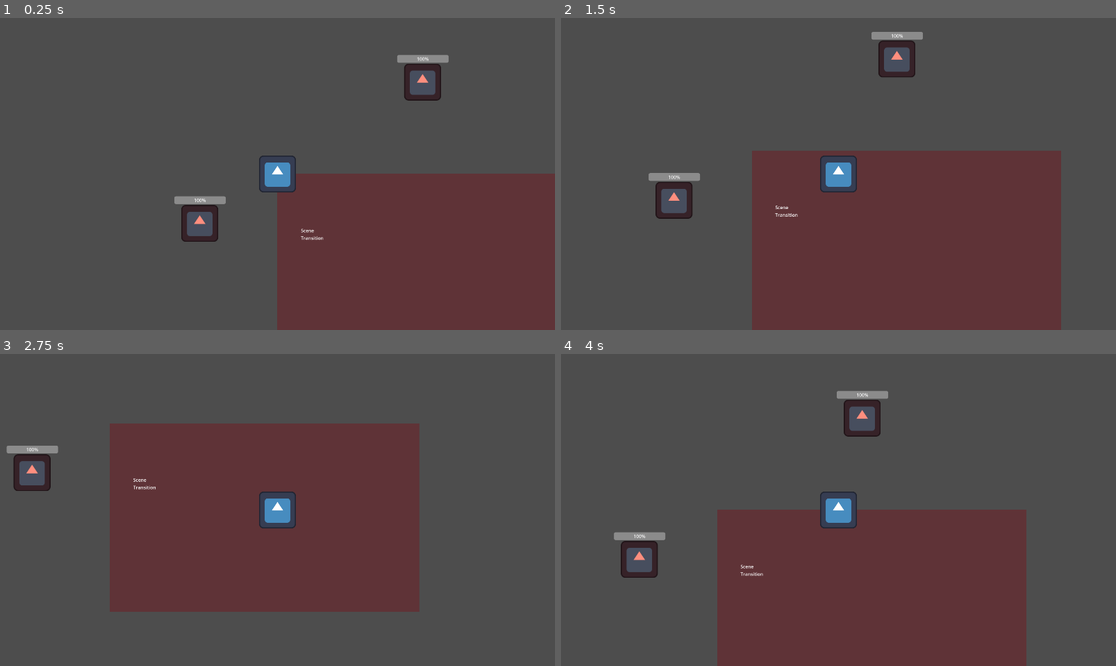
Above: before the commit, frames 1-4 (two rows, left to right).
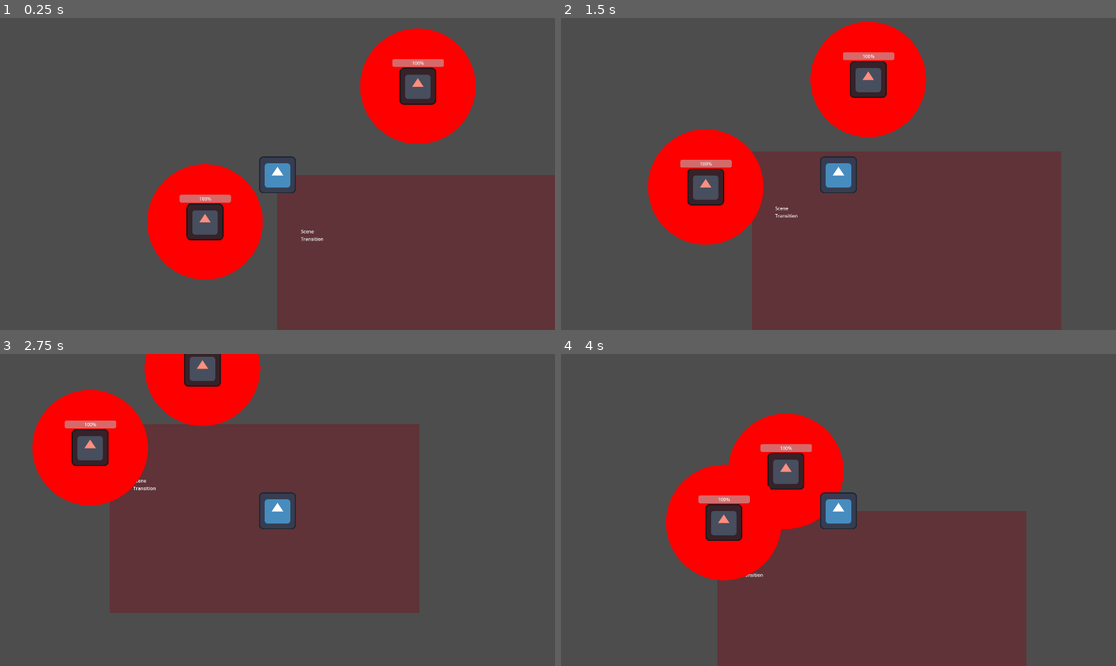
Above: after the commit, the same moments.

Repository: ElanReizas/Adventure_Crawler
Game: Godot game, scene res://Assets/Scenes/room1_f1.tscn
The game is run twice, just before and just after one commit, with the same random seed, the same clock (stepped at 60 frames per second) and the same inputs. Before the commit the project has no main scene; this scene is started directly in both runs. The engine's default icon, where the game draws it, is replaced by a stand-in: a white triangle on a blue panel in a dark square.
Inputs (mouse positions are in pixels of both pictures, inside the frame that each line leads up to):
- Up to frame 1 (0.25 s): no input
- Up to frame 2 (1.5 s): move the mouse to (960, 158) at 0.52 s; hold Right (ui_right) 0.53-1.28 s; click (960, 158) at 0.6 s; move the mouse to (727, 189) at 1.27 s; hold Down (ui_down) from 1.28 s (still down); click (727, 189) at 1.35 s
- Up to frame 3 (2.75 s): move the mouse to (333, 441) at 2.02 s; release Down (ui_down) at 2.03 s; hold Right (ui_right) from 2.03 s (still down); click (333, 441) at 2.1 s
- Up to frame 4 (4 s): move the mouse to (810, 572) at 2.77 s; release Right (ui_right) at 2.78 s; hold Up (ui_up) 2.78-3.53 s; click (810, 572) at 2.85 s; move the mouse to (1005, 556) at 3.52 s; hold Left (ui_left) from 3.53 s (still down); click (1005, 556) at 3.6 s

The runs differ from the first frame. In frame 1, 12% of the frame differs, in the area x 26-100%, y 3-84%; in frame 2, 12%; in frame 3, 10%; in frame 4, 12%, in the area x 9-84%, y 11-73%.

Commit message:
Enemy Randomly patrols to diferent points in control area

Diff:
--- a/Assets/Scenes/Enemy.tscn
+++ b/Assets/Scenes/Enemy.tscn
@@ -1,10 +1,17 @@
-[gd_scene load_steps=3 format=3 uid="uid://w7fn2ns1k5r"]
+[gd_scene load_steps=4 format=3 uid="uid://w7fn2ns1k5r"]
 
-[ext_resource type="Script" uid="uid://uh4pr7ok3vj8" path="res://Assets/scripts/enemy.gd" id="1_3pmh0"]
+[ext_resource type="Script" uid="uid://uh4pr7ok3vj8" path="res://Assets/Scripts/enemy.gd" id="1_3pmh0"]
 [ext_resource type="Texture2D" uid="uid://dw23l1ghn604q" path="res://icon.svg" id="1_oyf8h"]
+
+[sub_resource type="CircleShape2D" id="CircleShape2D_3pmh0"]
+radius = 58.519226
 
 [node name="Enemy" type="Node2D" groups=["enemies"]]
 script = ExtResource("1_3pmh0")
+
+[node name="CollisionShape2D" type="CollisionShape2D" parent="."]
+position = Vector2(0.5, 0.5)
+shape = SubResource("CircleShape2D_3pmh0")
 
 [node name="Sprite2D" type="Sprite2D" parent="."]
 modulate = Color(1, 0.55628604, 0.49291265, 1)
@@ -15,3 +22,5 @@
 offset_top = -94.0
 offset_right = 90.0
 offset_bottom = -67.0
+
+[node name="NavigationAgent2D" type="NavigationAgent2D" parent="."]
--- a/Assets/Scenes/Player.tscn
+++ b/Assets/Scenes/Player.tscn
@@ -4,7 +4,34 @@
 [ext_resource type="Texture2D" uid="uid://dw23l1ghn604q" path="res://icon.svg" id="2_b2ifw"]
 
 [sub_resource type="CircleShape2D" id="CircleShape2D_aee6e"]
-radius = 56.648037
+radius = 58.00862
+
+[sub_resource type="Animation" id="Animation_aee6e"]
+length = 0.001
+tracks/0/type = "value"
+tracks/0/imported = false
+tracks/0/enabled = true
+tracks/0/path = NodePath("Label:modulate")
+tracks/0/interp = 1
+tracks/0/loop_wrap = true
+tracks/0/keys = {
+"times": PackedFloat32Array(0),
+"transitions": PackedFloat32Array(1),
+"update": 0,
+"values": [Color(1, 1, 1, 0)]
+}
+tracks/1/type = "value"
+tracks/1/imported = false
+tracks/1/enabled = true
+tracks/1/path = NodePath("Label:position")
+tracks/1/interp = 1
+tracks/1/loop_wrap = true
+tracks/1/keys = {
+"times": PackedFloat32Array(0),
+"transitions": PackedFloat32Array(1),
+"update": 0,
+"values": [Vector2(-46, -111)]
+}
 
 [sub_resource type="Animation" id="Animation_b2ifw"]
 resource_name = "crit"
@@ -34,33 +61,6 @@
 "values": [Vector2(-46, -69), Vector2(-46, -131)]
 }
 
-[sub_resource type="Animation" id="Animation_aee6e"]
-length = 0.001
-tracks/0/type = "value"
-tracks/0/imported = false
-tracks/0/enabled = true
-tracks/0/path = NodePath("Label:modulate")
-tracks/0/interp = 1
-tracks/0/loop_wrap = true
-tracks/0/keys = {
-"times": PackedFloat32Array(0),
-"transitions": PackedFloat32Array(1),
-"update": 0,
-"values": [Color(1, 1, 1, 0)]
-}
-tracks/1/type = "value"
-tracks/1/imported = false
-tracks/1/enabled = true
-tracks/1/path = NodePath("Label:position")
-tracks/1/interp = 1
-tracks/1/loop_wrap = true
-tracks/1/keys = {
-"times": PackedFloat32Array(0),
-"transitions": PackedFloat32Array(1),
-"update": 0,
-"values": [Vector2(-46, -111)]
-}
-
 [sub_resource type="AnimationLibrary" id="AnimationLibrary_aee6e"]
 _data = {
 &"RESET": SubResource("Animation_aee6e"),
@@ -71,13 +71,15 @@
 z_index = 1
 script = ExtResource("1_3e2tf")
 
+[node name="CollisionShape2D" type="CollisionShape2D" parent="."]
+position = Vector2(-1, -3)
+shape = SubResource("CircleShape2D_aee6e")
+
 [node name="Sprite2D" type="Sprite2D" parent="."]
 texture = ExtResource("2_b2ifw")
 
-[node name="CollisionShape2D" type="CollisionShape2D" parent="."]
-shape = SubResource("CircleShape2D_aee6e")
-
 [node name="Camera2D" type="Camera2D" parent="."]
+position = Vector2(0, -3)
 
 [node name="Label" type="Label" parent="."]
 modulate = Color(1, 1, 1, 0)
--- /dev/null
+++ b/Assets/Scenes/patrol_test.tscn
@@ -0,0 +1,54 @@
+[gd_scene load_steps=7 format=3 uid="uid://cm0kltmpyq6hn"]
+
+[ext_resource type="PackedScene" uid="uid://bf21l51gif70h" path="res://Assets/Scenes/Player.tscn" id="1_6cwr4"]
+[ext_resource type="PackedScene" uid="uid://w7fn2ns1k5r" path="res://Assets/Scenes/Enemy.tscn" id="2_ffntu"]
+
+[sub_resource type="WorldBoundaryShape2D" id="WorldBoundaryShape2D_6cwr4"]
+normal = Vector2(0, 1)
+
+[sub_resource type="WorldBoundaryShape2D" id="WorldBoundaryShape2D_ffntu"]
+normal = Vector2(1, 0)
+
+[sub_resource type="WorldBoundaryShape2D" id="WorldBoundaryShape2D_jl24q"]
+normal = Vector2(-1, 0)
+
+[sub_resource type="WorldBoundaryShape2D" id="WorldBoundaryShape2D_flgkq"]
+
+[node name="patrol_test_room" type="Node2D"]
+
+[node name="room" type="ColorRect" parent="."]
+offset_right = 1920.0
+offset_bottom = 1080.0
+color = Color(0.14509805, 0.16862746, 0.20392157, 1)
+
+[node name="Player" parent="." instance=ExtResource("1_6cwr4")]
+position = Vector2(960, 540)
+
+[node name="Enemy" parent="." instance=ExtResource("2_ffntu")]
+position = Vector2(1440, 540)
+
+[node name="Walls" type="Node2D" parent="."]
+
+[node name="TopWall" type="StaticBody2D" parent="Walls"]
+position = Vector2(960, 0)
+
+[node name="CollisionShape2D" type="CollisionShape2D" parent="Walls/TopWall"]
+shape = SubResource("WorldBoundaryShape2D_6cwr4")
+
+[node name="LeftWall" type="StaticBody2D" parent="Walls"]
+position = Vector2(0, 535)
+
+[node name="CollisionShape2D" type="CollisionShape2D" parent="Walls/LeftWall"]
+shape = SubResource("WorldBoundaryShape2D_ffntu")
+
+[node name="RightWall" type="StaticBody2D" parent="Walls"]
+position = Vector2(1920, 508)
+
+[node name="CollisionShape2D" type="CollisionShape2D" parent="Walls/RightWall"]
+shape = SubResource("WorldBoundaryShape2D_jl24q")
+
+[node name="Bottom Wall" type="StaticBody2D" parent="Walls"]
+position = Vector2(1005, 1080)
+
+[node name="CollisionShape2D" type="CollisionShape2D" parent="Walls/Bottom Wall"]
+shape = SubResource("WorldBoundaryShape2D_flgkq")
--- a/Assets/Scenes/room1_f1.tscn
+++ b/Assets/Scenes/room1_f1.tscn
@@ -19,6 +19,8 @@
 
 [node name="Enemy" parent="." instance=ExtResource("3_5na2p")]
 position = Vector2(502, -318)
+patrol_zone = Rect2(10, 10, 10, 10)
 
 [node name="Enemy2" parent="." instance=ExtResource("3_5na2p")]
 position = Vector2(-269, 171)
+patrol_zone = Rect2(20, 20, 20, 20)
--- a/Assets/Scenes/room2_f1.tscn
+++ b/Assets/Scenes/room2_f1.tscn
@@ -32,6 +32,8 @@
 
 [node name="Enemy" parent="." instance=ExtResource("4_smgks")]
 position = Vector2(554, 127)
+patrol_zone = Rect2(10, 10, 10, 10)
+chase_time_limit = 15.0
 
 [node name="Boundaries" type="Node2D" parent="."]
 
--- a/Assets/Scripts/enemy.gd
+++ b/Assets/Scripts/enemy.gd
@@ -1,14 +1,128 @@
 extends Node2D
 class_name Enemy
+
+# ---------------------------------------------------
+# HEALTH
+# ---------------------------------------------------
 var max_health: int = 100
 var current_health: int
 @onready var health_bar: ProgressBar = $HealthBar
 
+# ---------------------------------------------------
+# PATROL + AI
+# ---------------------------------------------------
+
+# ✔ Right half of a 1920×1080 room
+#   Rect2(position_x, position_y, width, height)
+@export var patrol_zone: Rect2 = Rect2(960, 0, 960, 1080)
+
+@export var patrol_speed: float = 80
+@export var chase_speed: float = 140
+@export var chase_time_limit: float = 3.0
+@export var detection_radius: float = 200.0
+
+var patrol_target: Vector2
+var state := "PATROL"   # PATROL, CHASE, RETURNING
+var chase_timer: float = 0.0
+var player_ref: Player = null
+
+
 func _ready():
+	# HEALTH init
 	current_health = max_health
 	health_bar.max_value = max_health
 	health_bar.value = current_health
 
+	# First patrol point
+	patrol_target = _get_new_patrol_point()
+
+
+func _physics_process(delta):
+	_find_player()
+
+	match state:
+		"PATROL":
+			_patrol_behavior(delta)
+		"CHASE":
+			_chase_behavior(delta)
+		"RETURNING":
+			_return_to_patrol_behavior(delta)
+
+
+# ---------------------------------------------------
+# PATROL LOGIC (GLOBAL patrol zone)
+# ---------------------------------------------------
+func _patrol_behavior(delta):
+	if global_position.distance_to(patrol_target) < 5:
+		patrol_target = _get_new_patrol_point()
+
+	var dir = (patrol_target - global_position).normalized()
+	global_position += dir * patrol_speed * delta
+
+	if player_ref and _player_in_detection_radius() and _player_in_patrol_zone():
+		state = "CHASE"
+		chase_timer = chase_time_limit
+
+
+# ---------------------------------------------------
+# GENERATE PATROL POINT INSIDE GLOBAL RECT2
+# ---------------------------------------------------
+func _get_new_patrol_point() -> Vector2:
+	var x = randf_range(patrol_zone.position.x, patrol_zone.position.x + patrol_zone.size.x)
+	var y = randf_range(patrol_zone.position.y, patrol_zone.position.y + patrol_zone.size.y)
+	return Vector2(x, y)
+
+
+# ---------------------------------------------------
+# CHASE LOGIC
+# ---------------------------------------------------
+func _chase_behavior(delta):
+	if not player_ref:
+		state = "RETURNING"
+		return
+
+	chase_timer -= delta
+
+	if chase_timer <= 0 or not _player_in_patrol_zone():
+		state = "RETURNING"
+		return
+
+	var dir = (player_ref.global_position - global_position).normalized()
+	global_position += dir * chase_speed * delta
+
+
+# ---------------------------------------------------
+# RETURN TO PATROL
+# ---------------------------------------------------
+func _return_to_patrol_behavior(delta):
+	if global_position.distance_to(patrol_target) < 5:
+		state = "PATROL"
+		return
+
+	var dir = (patrol_target - global_position).normalized()
+	global_position += dir * patrol_speed * delta
+
+
+# ---------------------------------------------------
+# HELPERS
+# ---------------------------------------------------
+func _find_player():
+	var players = get_tree().get_nodes_in_group("player")
+	if players.size() > 0:
+		player_ref = players[0]
+
+
+func _player_in_detection_radius() -> bool:
+	return global_position.distance_to(player_ref.global_position) <= detection_radius
+
+
+func _player_in_patrol_zone() -> bool:
+	return patrol_zone.has_point(player_ref.global_position)
+
+
+# ---------------------------------------------------
+# DAMAGE + DEATH
+# ---------------------------------------------------
 func take_damage(amount: int):
 	current_health = max(current_health - amount, 0)
 	health_bar.value = current_health
@@ -18,3 +132,20 @@
 
 func die():
 	queue_free()
+
+
+# ---------------------------------------------------
+# DEBUG DRAW (GLOBAL)
+# ---------------------------------------------------
+func _draw():
+	# Draw patrol zone exactly as global rect
+	draw_rect(patrol_zone, Color(0,1,0,0.2), true)
+	draw_rect(patrol_zone, Color.GREEN, false)
+
+	# Detection radius (local)
+	draw_circle(Vector2.ZERO, detection_radius, Color(1,0,0,0.2))
+	draw_circle(Vector2.ZERO, detection_radius, Color.RED)
+
+
+func _process(delta):
+	queue_redraw()
--- a/project.godot
+++ b/project.godot
@@ -11,6 +11,7 @@
 [application]
 
 config/name="AdventureCrawler"
+run/main_scene="uid://cm0kltmpyq6hn"
 config/features=PackedStringArray("4.5", "Forward Plus")
 config/icon="res://icon.svg"
 
